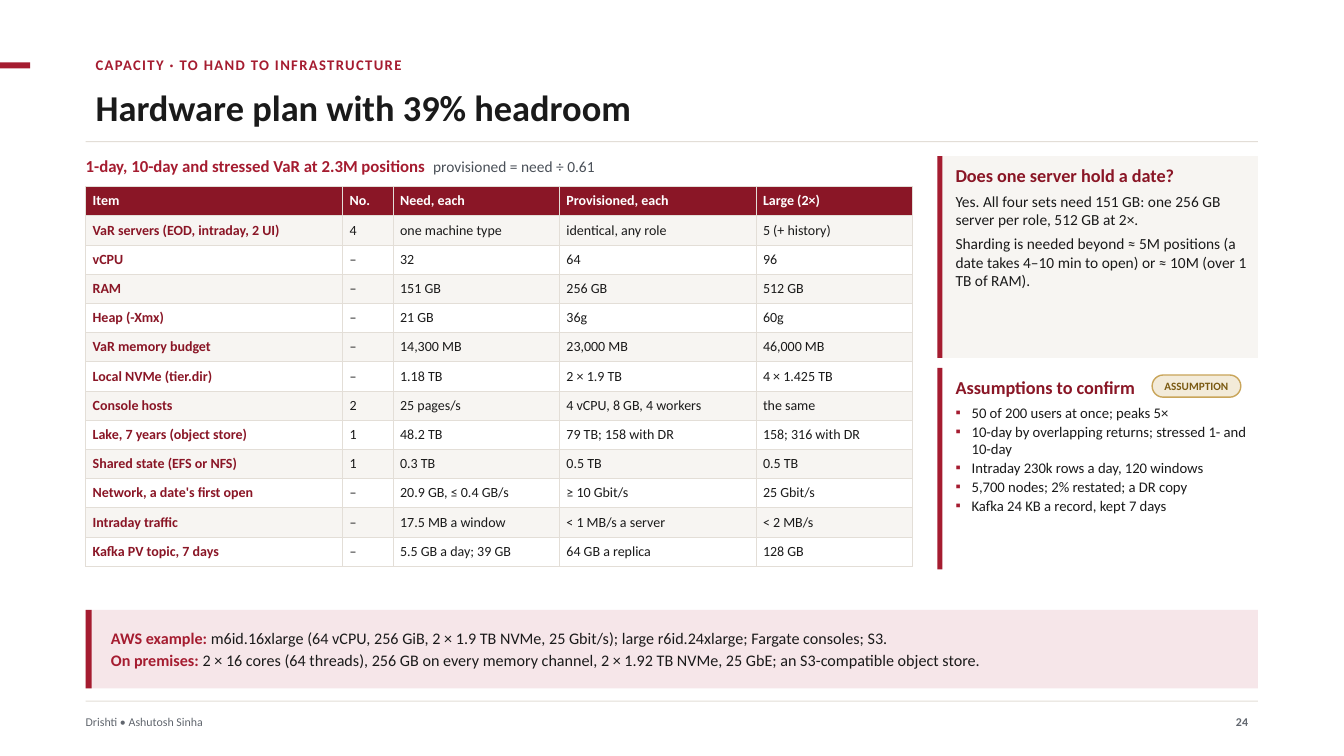
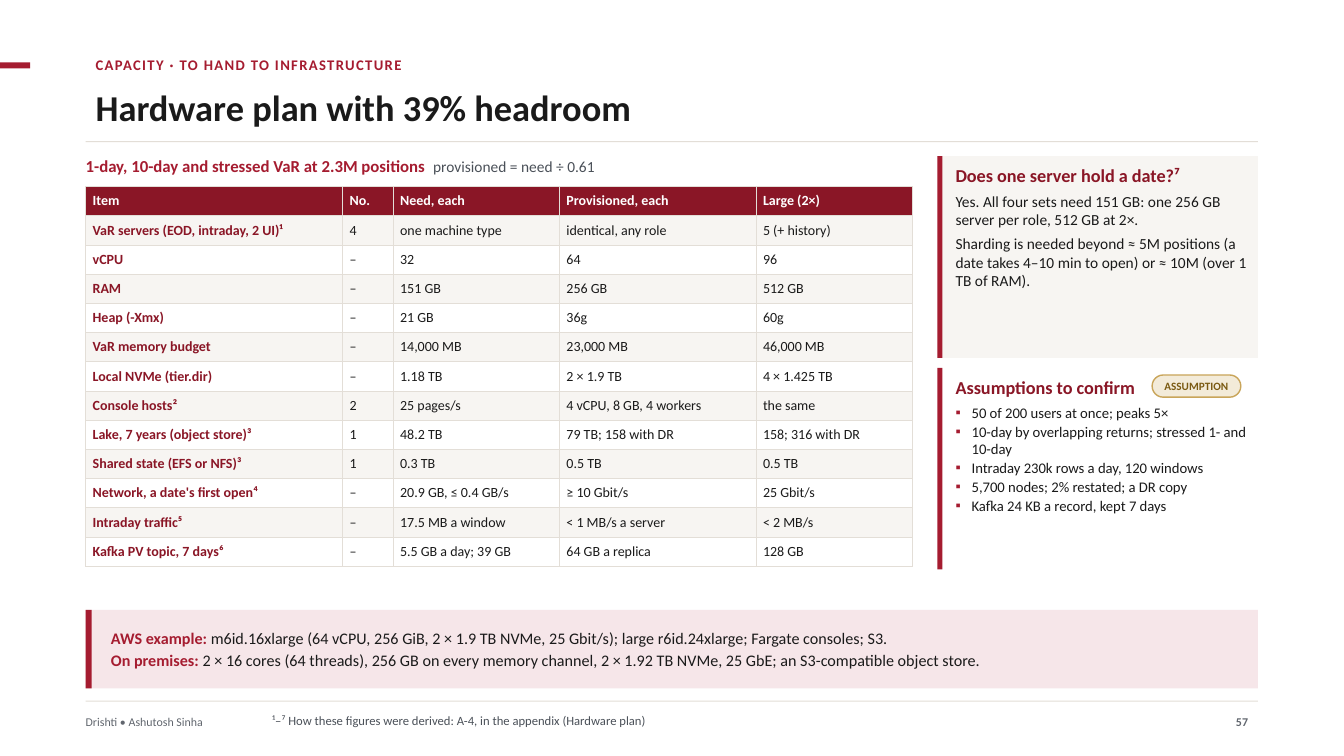
Before and after one commit to ajsinha/drishti, a slide deck: slide 57 of docs/publications/Drishti-VaR-Engine.pptx (slide 24 before the commit). Drawn at 1344x756 pixels with LibreOffice and Linux fonts; fonts in the diff are those of the drawing. Boxes give left, top, right and bottom in pixels: in the first picture for what was removed or moved away, otherwise in the second. Text is boxed around its words. In the diff, an @@ line names an element or a change of style, - is before the commit and + after.

Commit message:
Decks reorganised: one shape for every deck, the two AWS decks merged into Drishti-on-AWS, the VaR deck with the Market and World editions and one roadmap, every estimate footnoted with its derivation (figures corrected: shard owner 128 GB RAM and a 36 GB heap, 330-650 req/s); EXPOSURE_GUIDE 27.3's seven-year path storage is about 130 TB

```diff
--- a/docs/publications/Drishti-VaR-Engine.pptx
+++ b/docs/publications/Drishti-VaR-Engine.pptx
@@ text at box(956, 168, 1180, 182): text changed @@
-Does one server hold a date?
+Does one server hold a date?⁷
@@ table at box(86, 187, 912, 567) @@
-row 2, column 1: VaR servers (EOD, intraday, 2 UI)
+row 2, column 1: VaR servers (EOD, intraday, 2 UI)¹
-row 6, column 3: 14,300 MB
+row 6, column 3: 14,000 MB
-row 8, column 1: Console hosts
+row 8, column 1: Console hosts²
-row 9, column 1: Lake, 7 years (object store)
+row 9, column 1: Lake, 7 years (object store)³
-row 10, column 1: Shared state (EFS or NFS)
+row 10, column 1: Shared state (EFS or NFS)³
-row 11, column 1: Network, a date's first open
+row 11, column 1: Network, a date's first open⁴
-row 12, column 1: Intraday traffic
+row 12, column 1: Intraday traffic⁵
-row 13, column 1: Kafka PV topic, 7 days
+row 13, column 1: Kafka PV topic, 7 days⁶
@@ text added at box(272, 715, 645, 727), 9 pt, text #4A5058 @@
+¹–⁷ How these figures were derived: A-4, in the appendix (Hardware plan)
@@ page number at box(1236, 718, 1248, 726): text changed @@
-24
+57
```
Also in this commit, not shown: 33 other slides changed, 14 slides added, 4 slides removed, 13 other files.
